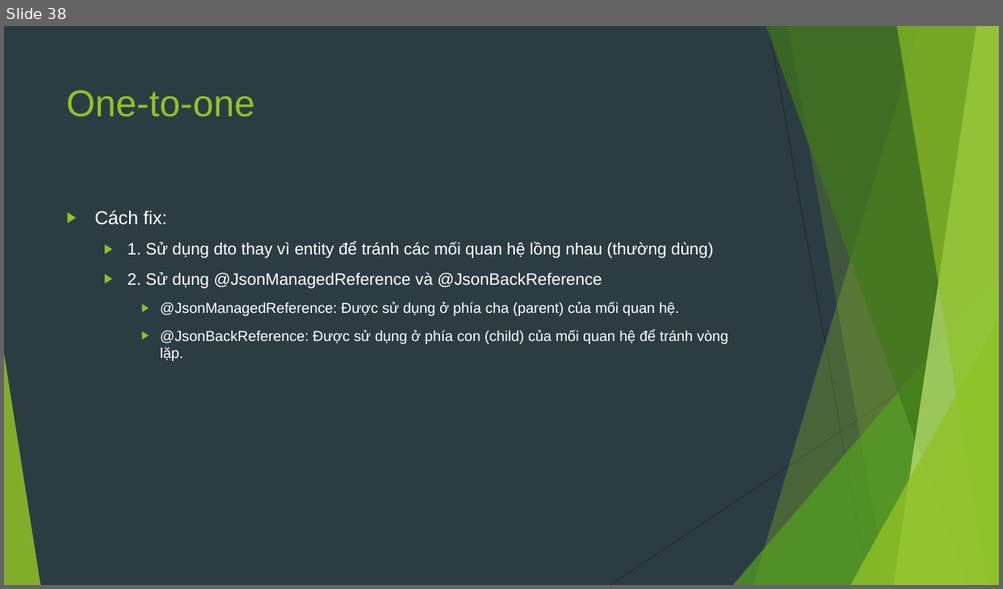
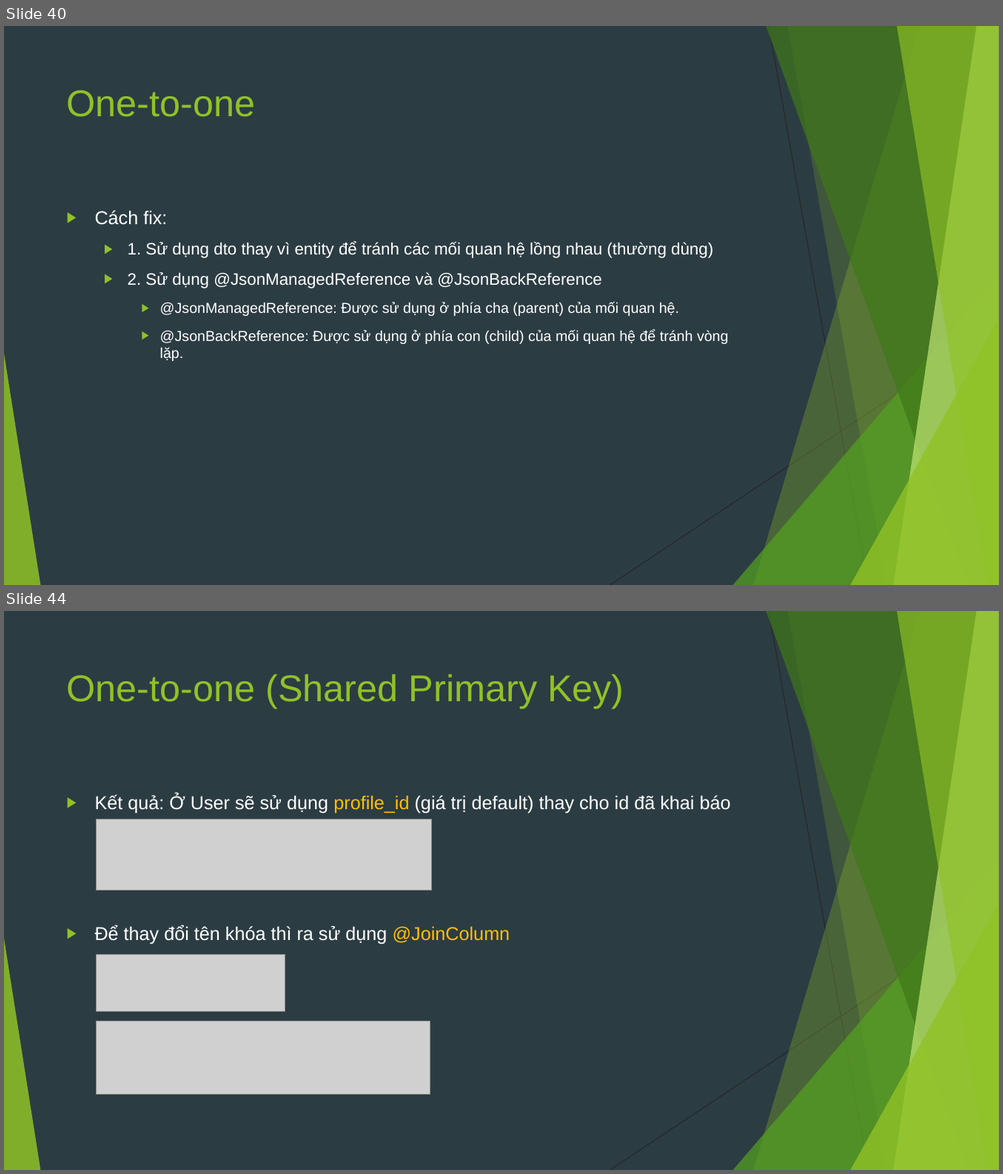
Before and after one commit to sobbingwind/SpringBoot, a slide deck: 07.Spring Data JPA.pptx. Shown one above the other, each under a label of ours: slide 38 before the commit, slides 40 and 44 after it; the slides between them are not shown. The pictures are 1003x589 and 1003x1174 pixels, drawn with LibreOffice and Linux fonts; fonts in the diff are those of the drawing; grey boxes stand for pictures. Boxes give left, top, right and bottom in pixels: in the first picture for what was removed or moved away, otherwise in the second. Text is boxed around its words. In the diff, an @@ line names an element or a change of style, - is before the commit and + after.

```diff
--- a/07.Spring Data JPA.pptx
+++ b/07.Spring Data JPA.pptx
@@ slide 44 added at box(4, 611, 999, 1170), background #2C3C43; not listed: 10 template elements that a slide beside it also shows @@
@@ title added at box(67, 674, 624, 709), 36 pt, text #90C226 @@
+One-to-one (Shared Primary Key)
@@ text added at box(95, 795, 731, 945), 18 pt, text #FFFFFF @@
+▶ Kết quả: Ở User sẽ sử dụng profile_id (giá trị default) thay cho id đã khai báo
+▶ Để thay đổi tên khóa thì ra sử dụng @JoinColumn
@@ picture added at box(96, 819, 432, 891) @@
@@ picture added at box(96, 954, 284, 1011) @@
@@ picture added at box(96, 1022, 430, 1094) @@
@@ what was slide 38 is now slide 40 @@
```
Also in this commit, not shown: 4 slides changed, 6 other slides added.
